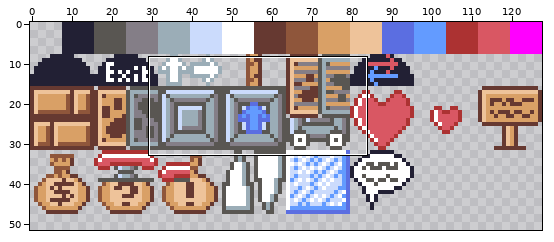
File history of a sprite sheet, tilesets4/FGCommon.png. The picture above shows the old version from afar; the outline marks the close-up.
Close-up. First the earlier version:
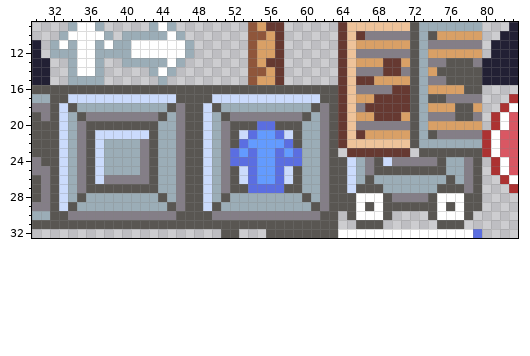
The file is 128x64 pixels. Shown: x 30..83, y 9..32. The wide view leaves out empty margins.
Once edited:
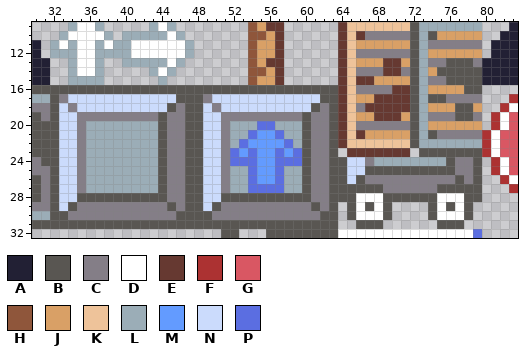
Palette (. is transparent): A #222034  B #595652  C #847e87  D #ffffff  E #663931  F #ac3232  G #d95763  H #8f563b  J #d9a066  K #eec39a  L #9badb7  M #639bff  N #cbdbfc  P #5b6ee1
Change:
@@ x 30..83 @@
 16 BBBBBBBBBBBBBBBBBBBBBBBBBBBBBBBBBBEKCCCCEEBLJJJJBB....
-17 LLBBNNNNNNNNNNNNBBBBNNNNNNNNNNNNBBEKJJEEEEBLBBCCCC...F
-18 CCBNBLLLLLLLLLLBCBBNBLLLLLLLLLLBCBEKCEEEEEBLJJJBBJ..FD
-19 BCBNLBCCCCCCCCBLCBBNLBCCCCCCCCBLCBEKJJEEEJBLCCCBBC.FDG
-20 BBBNLCBBBBBBBBLLCBBNLCBBBPPBBBLLCBEKCCCCCCBLJJJJJJ.FDG
-21 BBBNLCBNNNNNNBLLCBBNLCBNPMMPNBLLCBEKEJJJJJBLBCCCCCFDGG
-22 BBBNLCBNLLLLCBLLCBBNLCBPMMMMPBLLCBEKKKKKKKBLLLLLLLFDGG
-23 BBBNLCBNLLLLCBLLCBBNLCPMPMMPMPLLCB.EEEEEEE.BBBBBBBFDGG
-24 CBBNLCBNLLLLCBLLCBBNLCPPPMMPPPLLCBBNLCBNCCCCCBLLCB.FDG
-25 CCBNLCBNLLLLCBLLCBBNLCBNPMMPNBLLCBBNLCBBBBBBBBLLCB.FDG
-26 BCBNLCBNCCCCCBLLCBBNLCBNPMMPNBLLCBBNLBLLLLLLLLBLCB..FD
-27 BCBNLCBBBBBBBBLLCBBNLCBBPPPPBBLLCBBNBBBLLLLLLBBBCB...F
-28 BCBNLBLLLLLLLLBLCBBNLBLLLLLLLLBLCBBBDDDBCCCCBDDDBB....
-29 CCBNBLLLLLLLLLLBCBBNBLLLLLLLLLLBCBBBDBDBBBBBBDBDBB....
+17 LLBCNNNNNNNNNNNNBBBCNNNNNNNNNNNNBBEKJJEEEEBLBBCCCC...F
+18 CCBNCNNNNNNNNNNBCBBNCNNNNNNNNNNBCBEKCEEEEEBLJJJBBJ..FD
+19 BCBNNCCCCCCCCCBCCBBNNCCCCCCCCCBCCBEKJJEEEJBLCCCBBC.FDG
+20 BBBNNCLLLLLLLLBCCBBNNCLLLPPLLLBCCBEKCCCCCCBLJJJJJJ.FDG
+21 BBBNNCLLLLLLLLBCCBBNNCLLPMMPLLBCCBEKEJJJJJBLBCCCCCFDGG
+22 BBBNNCLLLLLLLLBCCBBNNCLPMMMMPLBCCBEKKKKKKKBLLLLLLLFDGG
+23 BBBNNCLLLLLLLLBCCBBNNCPMPMMPMPBCCB.EEEEEEE.BBBBBBBFDGG
+24 CBBNNCLLLLLLLLBCCBBNNCPPPMMPPPBCCBBNNCLLLLLLLLBCCB.FDG
+25 CCBNNCLLLLLLLLBCCBBNNCLLPMMPLLBCCBBNNBBBBBBBBBBCCB.FDG
+26 BCBNNCLLLLLLLLBCCBBNNCLLPMMPLLBCCBBNBCCCCCCCCCCBCB..FD
+27 BCBNNCLLLLLLLLBCCBBNNCLLPPPPLLBCCBBBBBBCCCCCCBBBBB...F
+28 BCBNNBBBBBBBBBBCCBBNNBBBBBBBBBBCCBBBDDDBBBBBBDDDBB....
+29 CCBNBCCCCCCCCCCBCBBNBCCCCCCCCCCBCB.BDBDB....BDBDB.....
 30 LLBBCCCCCCCCCCCCBBBBCCCCCCCCCCCCBB.BDDDB....BDDDB.....
Pixel boxes of the changes (left, top, right, bottom) in both close-ups:
changed: (59, 94, 482, 211)
